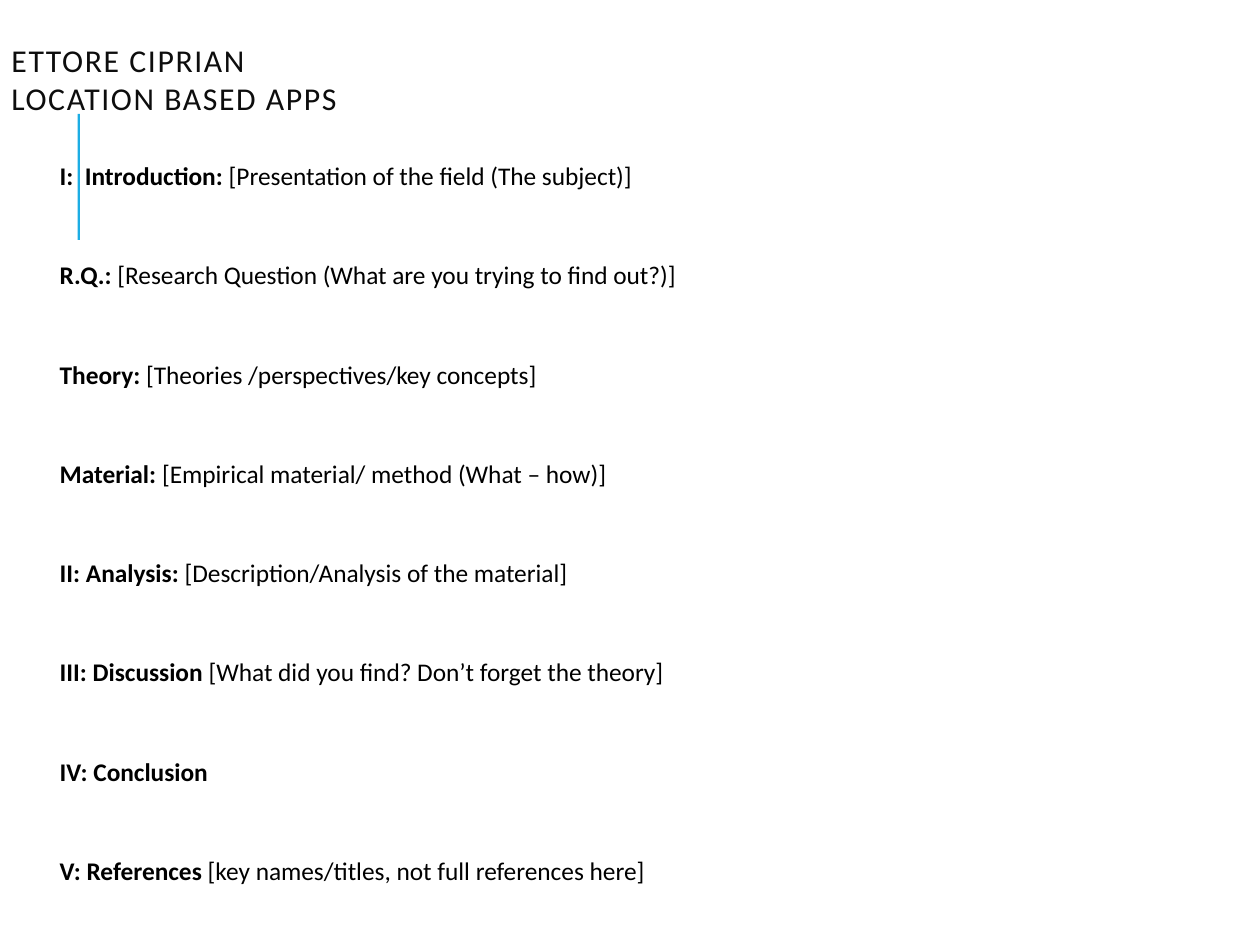
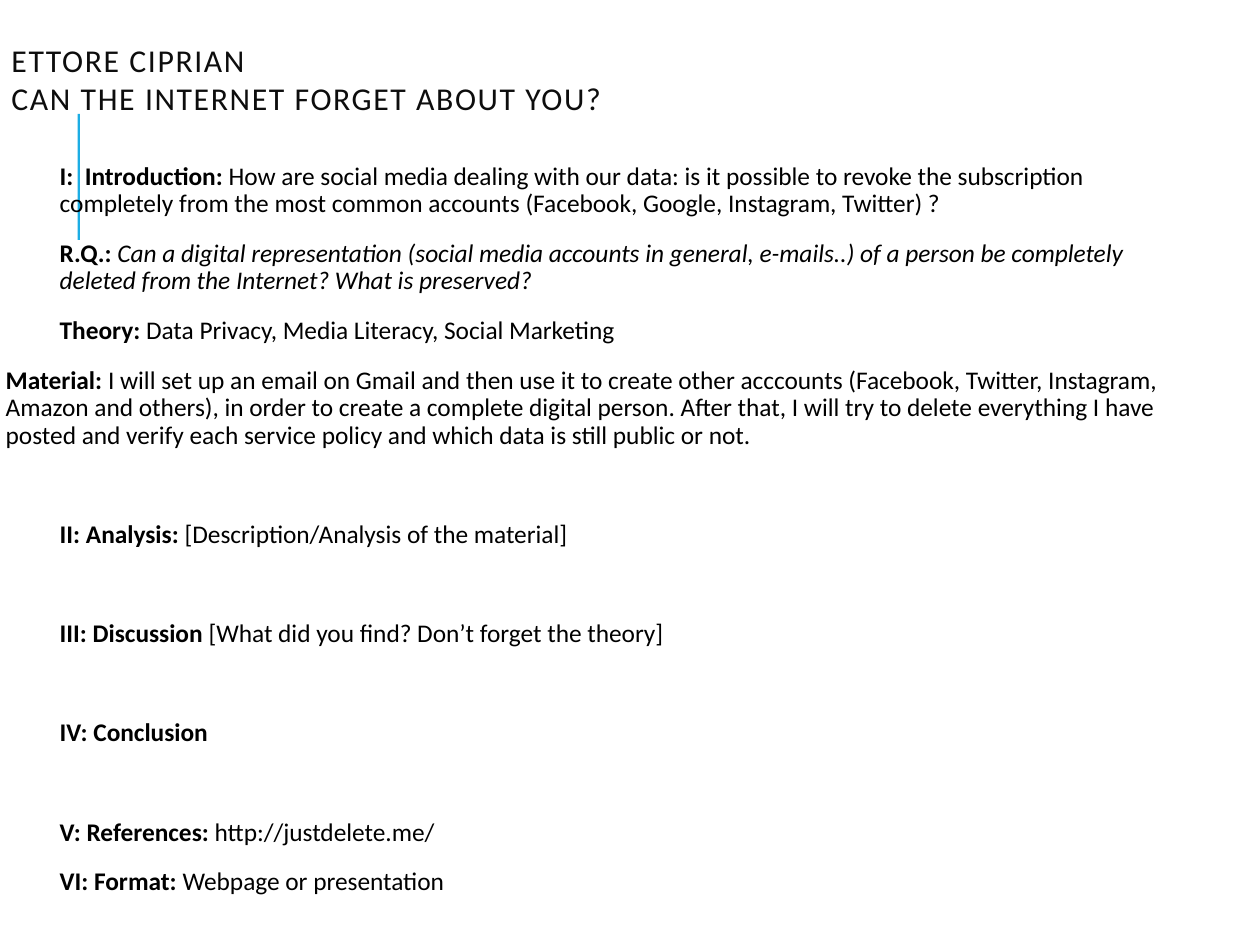
Before and after one commit to ettoreboy/forgetme, a slide deck: slide 1 of draft_FinalProject.odp. Drawn at 1260x945 pixels with LibreOffice and Linux fonts; fonts in the diff are those of the drawing. Boxes give left, top, right and bottom in pixels: in the first picture for what was removed or moved away, otherwise in the second. Text is boxed around its words. In the diff, an @@ line names an element or a change of style, - is before the commit and + after.

Commit message:
draft updated

```diff
--- a/draft_FinalProject.odp
+++ b/draft_FinalProject.odp
@@ title at [11,51,600,111]: text changed @@
-ETTORE CIPRIAN
-LOCATION BASED APPS
+ETTORE CIPRIAN
+CAN THE INTERNET FORGET ABOUT YOU?
@@ text at [6,167,1156,448]: text changed @@
-  I: Introduction: [Presentation of the field (The subject)]
-  R.Q.: [Research Question (What are you trying to find out?)]
-  Theory: [Theories /perspectives/key concepts]
-  Material: [Empirical material/ method (What – how)]
+  I: Introduction: How are social media dealing with our data: is it possible to revoke the subscription completely from the most common accounts (Facebook, Google, Instagram, Twitter) ?
+  R.Q.: Can a digital representation (social media accounts in general, e-mails..) of a person be completely deleted from the Internet? What is preserved?
+  Theory: Data Privacy, Media Literacy, Social Marketing
+Material: I will set up an email on Gmail and then use it to create other acccounts (Facebook, Twitter, Instagram, Amazon and others), in order to create a complete digital person. After that, I will try to delete everything I have posted and verify each service policy and which data is still public or not.
@@ text at [60,823,444,895]: text changed @@
-  V: References [key names/titles, not full references here]
-  VI: Format
+  V: References: http://justdelete.me/
+  VI: Format: Webpage or presentation
```
